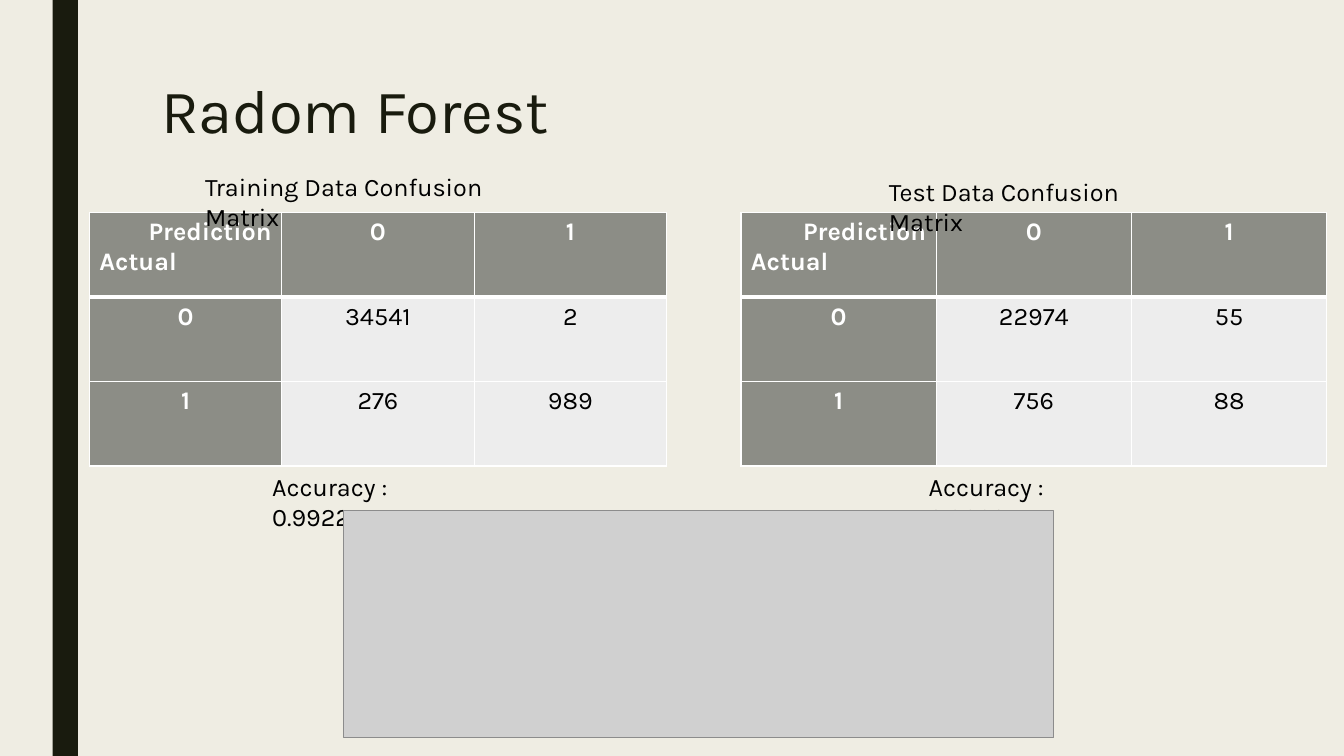
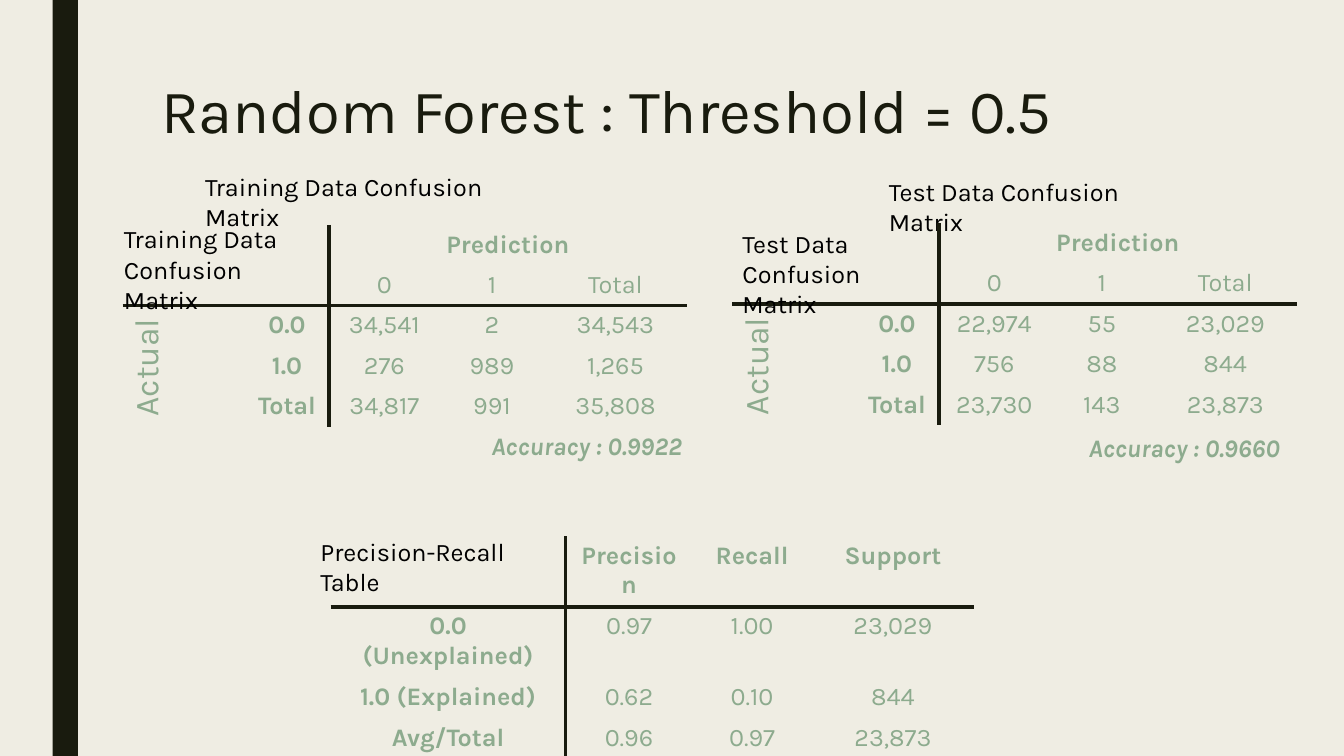
Before and after one commit to Preetikasri/UFO-Sightings-Analysis, a slide deck: slide 12 of ufo_presentation_v1.pptx. Drawn at 1344x756 pixels with LibreOffice and Linux fonts; fonts in the diff are those of the drawing; grey boxes stand for pictures. Boxes give left, top, right and bottom in pixels: in the first picture for what was removed or moved away, otherwise in the second. Text is boxed around its words. In the diff, an @@ line names an element or a change of style, - is before the commit and + after.

```diff
--- a/ufo_presentation_v1.pptx
+++ b/ufo_presentation_v1.pptx
@@ title at (x1=161, y1=91, x2=1051, y2=134): text changed @@
-Radom Forest
+Random Forest : Threshold = 0.5
@@ table at (x1=123, y1=225, x2=688, y2=426) @@
-Prediction / Actual | 0 | 1
-0 | 34541 | 2
-1 | 276 | 989
+ |  | Prediction |  | 
+ |  | 0 | 1 | Total
+Actual | 0.0 | 34,541 | 2 | 34,543
+ | 1.0 | 276 | 989 | 1,265
+ | Total | 34,817 | 991 | 35,808
@@ table resized from (x1=90, y1=213, x2=667, y2=467) to (x1=123, y1=225, x2=688, y2=426) @@
@@ text added at (x1=124, y1=226, x2=277, y2=310), 18 pt, text #000000 @@
+Training Data Confusion Matrix
@@ table at (x1=733, y1=224, x2=1298, y2=425) @@
-Prediction / Actual | 0 | 1
-0 | 22974 | 55
-1 | 756 | 88
+ |  | Prediction |  | 
+ |  | 0 | 1 | Total
+Actual | 0.0 | 22,974 | 55 | 23,029
+ | 1.0 | 756 | 88 | 844
+ | Total | 23,730 | 143 | 23,873
@@ table resized from (x1=741, y1=213, x2=1328, y2=466) to (x1=733, y1=224, x2=1298, y2=425) @@
@@ text added at (x1=742, y1=237, x2=860, y2=314), 18 pt, text #000000 @@
+Test Data Confusion Matrix
@@ text "Accuracy : 0.9922" at (x1=491, y1=438, x2=681, y2=461): text colour #000000 to #8DAB8E, bold on, italic on @@
@@ text "Accuracy : 0.9922" moved from (x1=272, y1=480, x2=375, y2=532) to (x1=491, y1=438, x2=681, y2=461) @@
@@ text "Accuracy : 0.9660" moved from (x1=929, y1=480, x2=1032, y2=511) to (x1=1089, y1=440, x2=1280, y2=463) @@
@@ text "Accuracy : 0.9660" at (x1=1089, y1=440, x2=1280, y2=463): text colour #000000 to #8DAB8E, bold on, italic on @@
@@ table added at (x1=331, y1=536, x2=975, y2=756), 4 rows, 4 columns @@
+ | Precision | Recall | Support
+0.0 (Unexplained) | 0.97 | 1.00 | 23,029
+1.0 (Explained) | 0.62 | 0.10 | 844
+Avg/Total | 0.96 | 0.97 | 23,873
@@ picture removed at (x1=344, y1=511, x2=1055, y2=738) @@
@@ text added at (x1=320, y1=543, x2=504, y2=592), 18 pt, text #000000 @@
+Precision-Recall Table
```
Also in this commit, not shown: 4 other slides changed.
